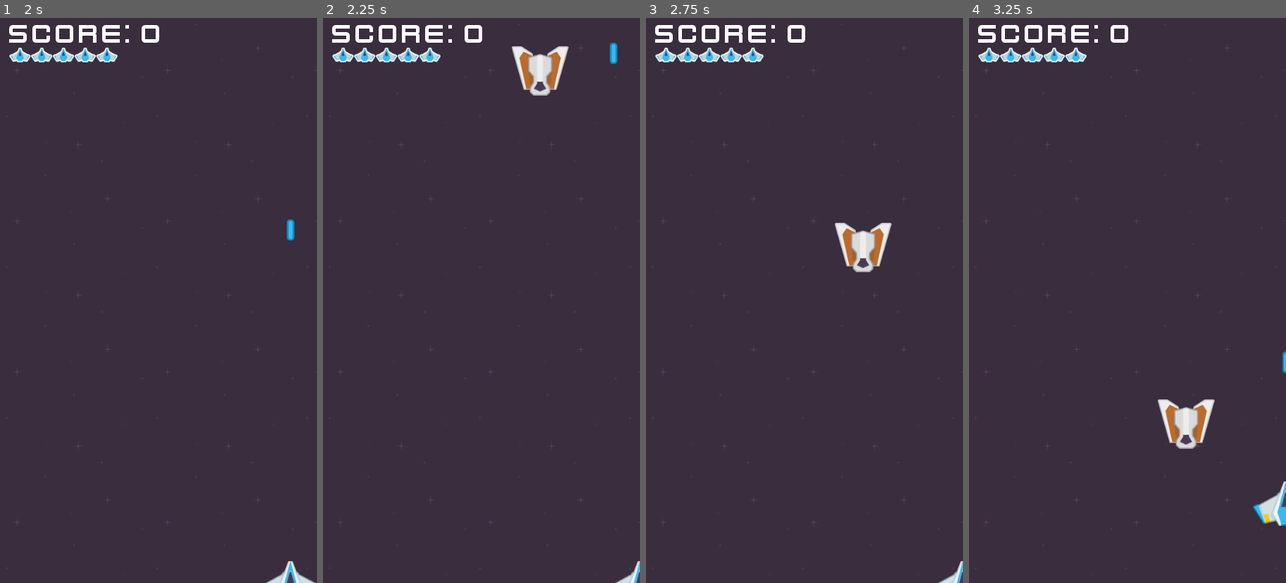
Above: before the commit, frames 1-4 (left to right).
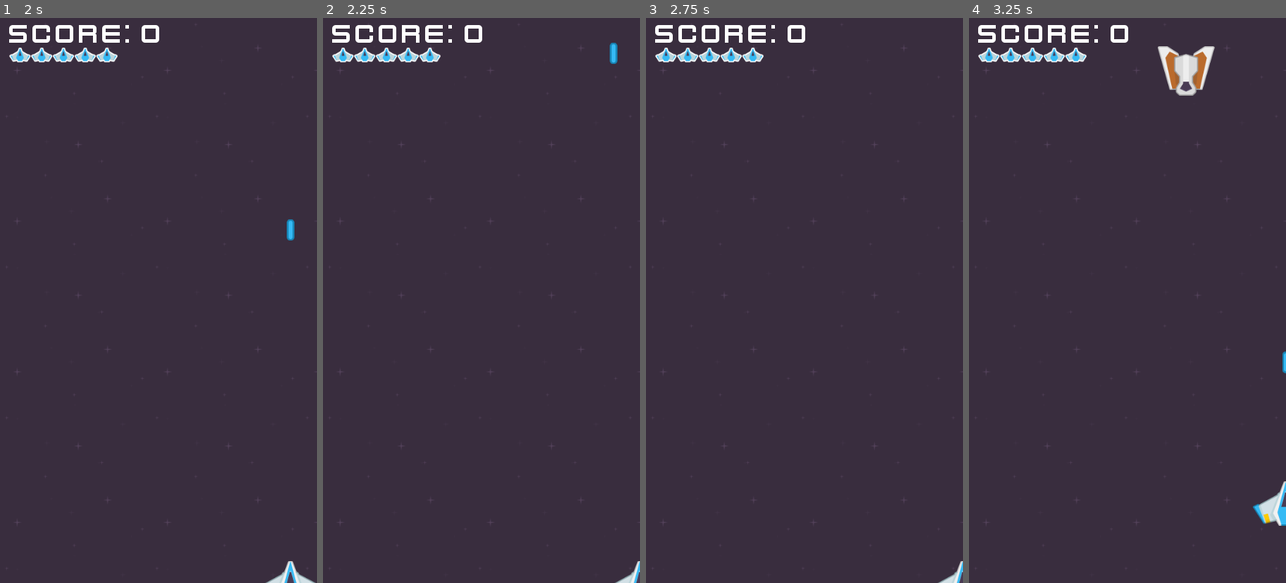
Above: after the commit, the same moments.

Repository: Etilem/StarShooter
Game: Godot game, scene res://scenes/world/World.tscn
Same seed, same stepped clock (60 frames per second), same inputs: the game is played once before the commit and once after it.
Inputs:
- Up to frame 1 (2 s): tap Enter at 0.5 s; hold Right (ui_right) 0.53-1.28 s; tap Space (ui_select) at 0.77, 1.52 s; hold Down (ui_down) from 1.28 s (still down)
- Up to frame 2 (2.25 s): release Down (ui_down) at 2.03 s; hold Right (ui_right) from 2.03 s (still down)
- Up to frame 3 (2.75 s): keep holding Right (ui_right)
- Up to frame 4 (3.25 s): release Right (ui_right) at 2.78 s; hold Up (ui_up) from 2.78 s (still down); tap Space (ui_select) at 3.02 s

Frame 1 is identical in both runs. In frame 2, 1.0% of the frame differs, in the area x 59-78%, y 5-14%; in frame 3, 1.0%; in frame 4, 2.1%, in the area x 59-78%, y 5-77%.

Commit message:
- add enemies random slides

Diff:
--- a/scenes/characters/BombingEnemy.gd
+++ b/scenes/characters/BombingEnemy.gd
@@ -4,6 +4,11 @@
 
 onready var Laser := preload("res://scenes/projectiles/EnemyLaser.tscn")
 onready var muzzle := $Muzzle
+onready var bomb_timer := $BombingTimer
+
+func _ready() -> void:
+	if bomb_timer.connect("timeout", self, "_on_timeout"):
+		print("BUG: function 'connect' failed")
 
 func _on_timeout() -> void:
 	emit_signal("spawn_laser", Laser, muzzle.global_position)
--- a/scenes/characters/BombingEnemy.tscn
+++ b/scenes/characters/BombingEnemy.tscn
@@ -21,6 +21,8 @@
 position = Vector2( 0, 60 )
 
 [node name="BombingTimer" type="Timer" parent="." index="3"]
+wait_time = 2.0
 autostart = true
 
-[connection signal="timeout" from="BombingTimer" to="." method="_on_timeout"]
+[node name="SlideTimer" parent="." index="4"]
+wait_time = 2.0
--- a/scenes/characters/DivingEnemy.tscn
+++ b/scenes/characters/DivingEnemy.tscn
@@ -14,3 +14,6 @@
 
 [node name="CollisionPolygon2D" parent="." index="1"]
 polygon = PoolVector2Array( 0, -29, 11, -26, 12, -30, 31, -42, 49, -42, 28, 32, 18, 32, 18, 36, 12, 42, -12, 42, -18, 37, -18, 32, -29, 32, -49, -42, -31, -42, -12, -29, -12, -25 )
+
+[node name="SlideTimer" parent="." index="2"]
+wait_time = 0.5
--- a/scenes/characters/Enemy.gd
+++ b/scenes/characters/Enemy.gd
@@ -9,12 +9,17 @@
 export (int) var speed
 export (int, -1, 1) var direction
 
+var rand_slide : float
+
 func _ready() -> void:
 	if connect("area_entered", self, "_on_area_entered"):
 		print("BUG: function 'connect' failed")
 
 func _physics_process(delta: float) -> void:
 	global_position.y += direction * speed * delta
+	global_position.x += rand_slide * speed * delta
+	global_position.x = clamp(global_position.x, 0, 540)
+
 
 func _on_area_entered(area: Area2D) -> void:
 	if area.is_in_group("enemies"):
@@ -28,3 +33,6 @@
 			queue_free()
 			emit_signal("death")
 			emit_signal("update_score", value)
+
+func _on_SlideTimer_timeout() -> void:
+	rand_slide = rand_range(-1.0, 1.0)
--- a/scenes/characters/Enemy.tscn
+++ b/scenes/characters/Enemy.tscn
@@ -8,3 +8,8 @@
 [node name="Sprite" type="Sprite" parent="."]
 
 [node name="CollisionPolygon2D" type="CollisionPolygon2D" parent="."]
+
+[node name="SlideTimer" type="Timer" parent="."]
+autostart = true
+
+[connection signal="timeout" from="SlideTimer" to="." method="_on_SlideTimer_timeout"]
--- a/scenes/zones/SpawnZones.tscn
+++ b/scenes/zones/SpawnZones.tscn
@@ -24,5 +24,5 @@
 position = Vector2( 470, 0 )
 
 [node name="SpawnTimer" type="Timer" parent="."]
-wait_time = 2.0
+wait_time = 3.0
 autostart = true
Not shown, changed: build/linux/startshooter.pck
